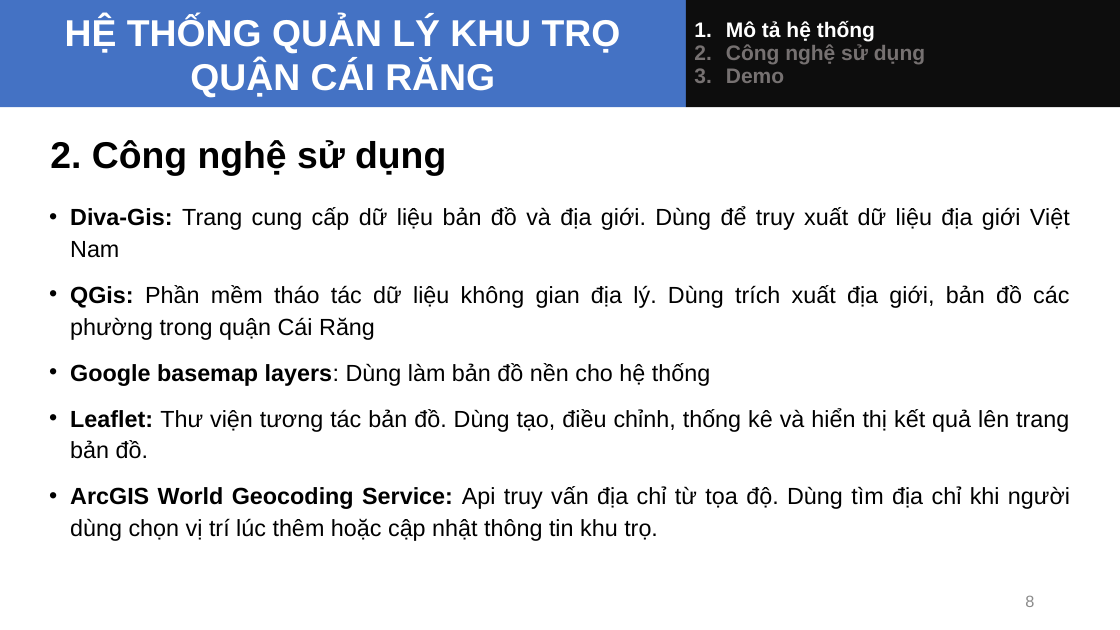
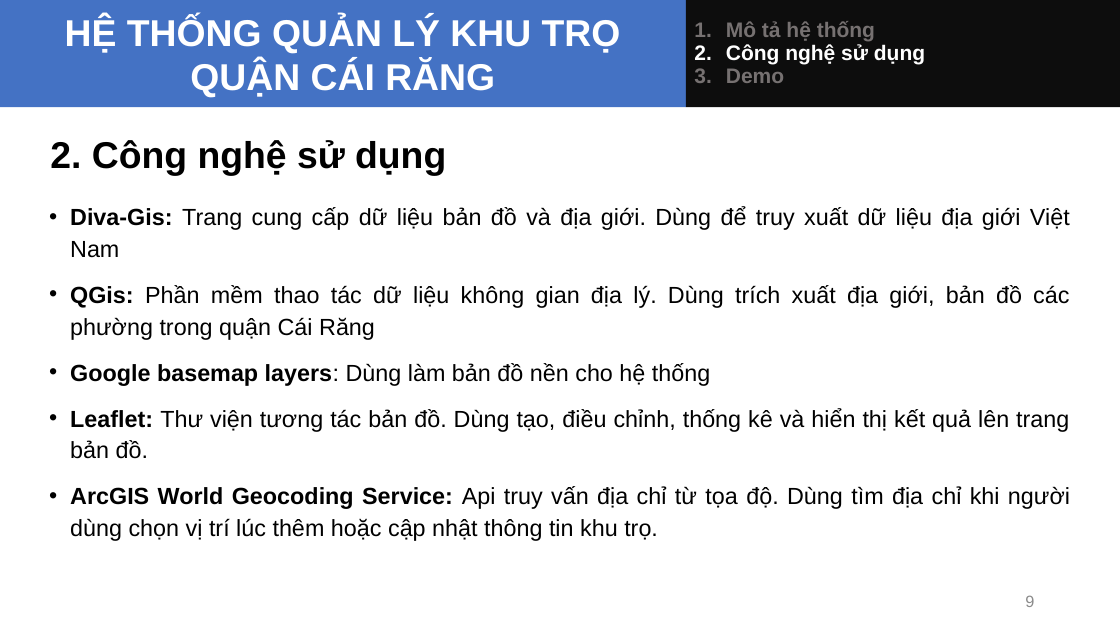
Before and after one commit to tranlyvan/khutro_cairang, a slide deck: slide 9 of Bao cao Nhom.pptx (slide 8 before the commit). Drawn at 1120x630 pixels with LibreOffice and Linux fonts; fonts in the diff are those of the drawing. Boxes give left, top, right and bottom in pixels: in the first picture for what was removed or moved away, otherwise in the second. Text is boxed around its words. In the diff, an @@ line names an element or a change of style, - is before the commit and + after.

```diff
--- a/Bao cao Nhom.pptx
+++ b/Bao cao Nhom.pptx
@@ text in rectangle at bbox=[726, 21, 925, 64]: text colour #FFFFFF to #767171 in "Mô tả hệ thống"; text colour #767171 to #FFFFFF in "Công nghệ sử dụng" @@
@@ text at bbox=[70, 285, 1069, 340]: text changed @@
-• QGis: Phần mềm tháo tác dữ liệu không gian địa lý. Dùng trích xuất địa giới, bản đồ các phường trong quận Cái Răng
+• QGis: Phần mềm thao tác dữ liệu không gian địa lý. Dùng trích xuất địa giới, bản đồ các phường trong quận Cái Răng
```
Also in this commit, not shown: 2 other slides changed, 1 slide added, 1 other file.
